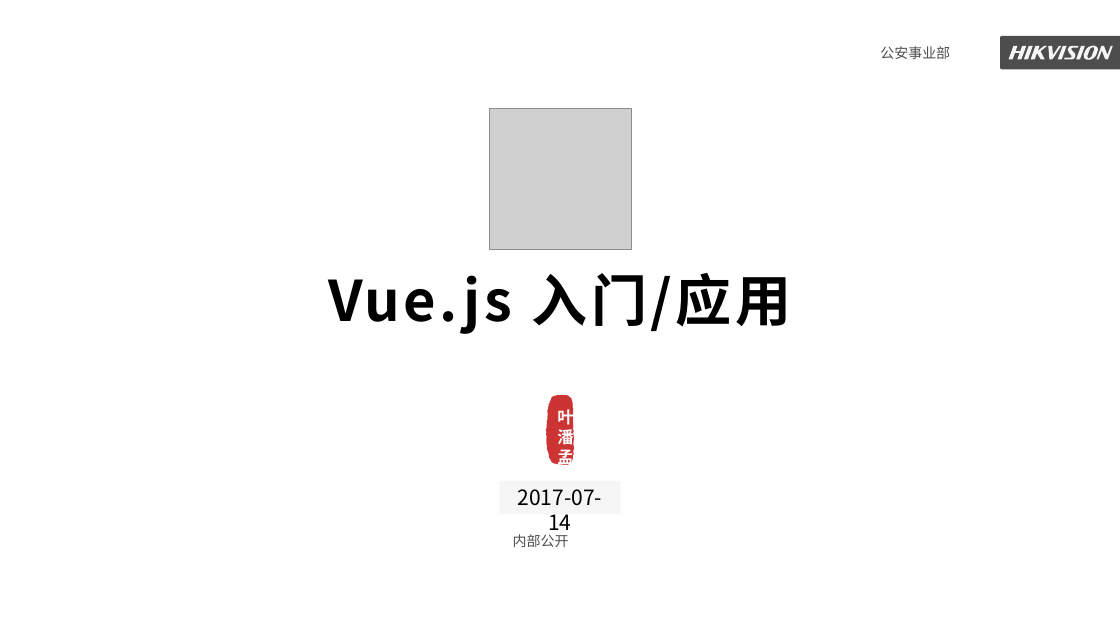
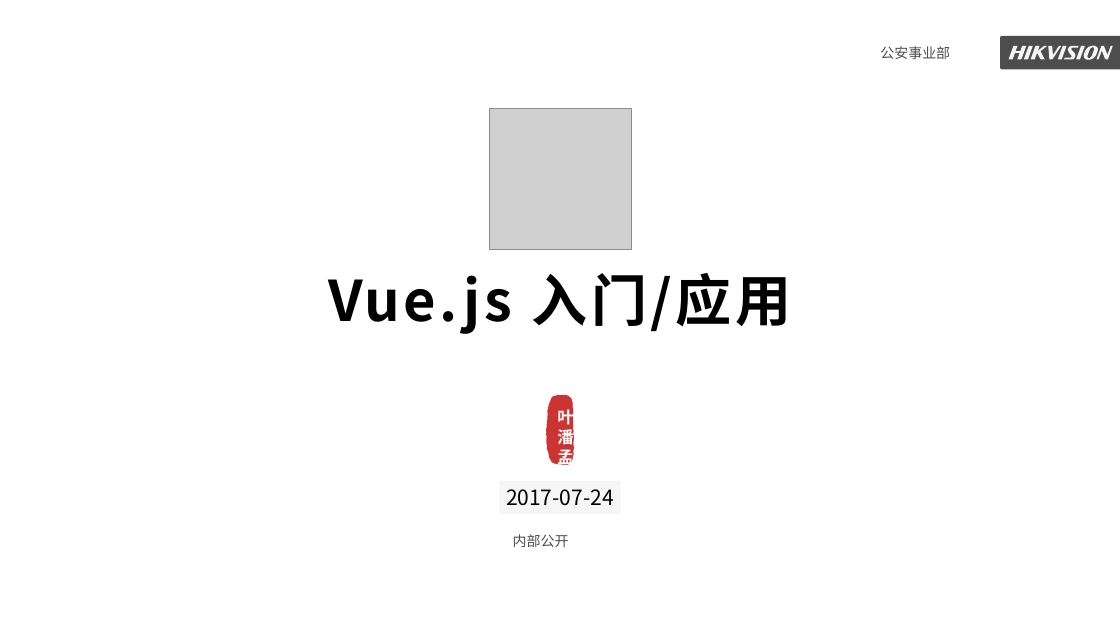
Before and after one commit to palmerye/Vue-Classroom, a slide deck: slide 1 of Presentation/Vue入门+应用.pptx. Drawn at 1120x630 pixels with LibreOffice and Linux fonts; fonts in the diff are those of the drawing; grey boxes stand for pictures. Boxes give left, top, right and bottom in pixels: in the first picture for what was removed or moved away, otherwise in the second. Text is boxed around its words. In the diff, an @@ line names an element or a change of style, - is before the commit and + after.

Commit message:
update ppt

```diff
--- a/Presentation/Vue入门+应用.pptx
+++ b/Presentation/Vue入门+应用.pptx
@@ text at bbox=[506, 489, 614, 506]: text changed @@
-2017-07-14
+2017-07-24
```
Also in this commit, not shown: 16 other slides changed, 2 slides added, 1 other file.
